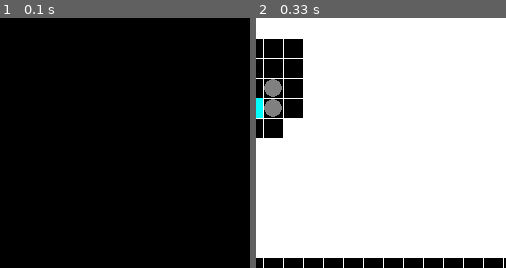
Above: before the commit, frames 1-2 (left to right).
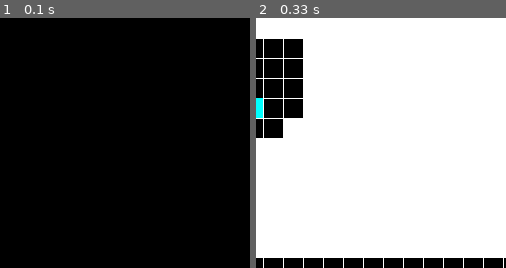
Above: after the commit, the same moments.

Repository: slalomsquid/Tower-Defence
Game: pygame game, started from main.py
Same seed, same stepped clock (60 frames per second), same inputs: the game is played once before the commit and once after it.
Inputs:
- Up to frame 1 (0.1 s): no input
- Up to frame 2 (0.33 s): no input
The pictures show only the part of the screen within x 31-81%, y 0-50%; the shares and areas given below are measured in that part.

Frame 1 is identical in both runs. In frame 2, 0.8% of the frame differs, in the area x 3-11%, y 24-40%.

Commit message:
created turret class

Diff:
--- a/classes.py
+++ b/classes.py
@@ -123,5 +123,16 @@
 
         pass
 
+class Turret():
+    def __init__(self, pos : tuple, health):
+        self.x : int = pos[0]
+        self.y : int = pos[1]
+        self.rect = pygame.Rect(self.x, self.y, constants.GRID_SIZE, constants.GRID_SIZE)
+        self.health = health
+
+    def update(self, dt, enemies):
+
+        pass
+
 if __name__ == "__main__":
     print("This is a utility file, not meant to be run directly")
--- a/main.py
+++ b/main.py
@@ -1,5 +1,5 @@
 import constants, keybinds, pygame, pygameUtils, numpy as np
-from classes import Enemy, Player, Spawner, Tower
+from classes import Enemy, Player, Spawner, Tower, Turret
 
 pygame.init()
 clock = pygame.time.Clock()
@@ -8,7 +8,7 @@
 pygame.display.set_caption("Tower defence")
 
 # def draw(array : list[list], enemies : list[Enemy], player : Player, points : list[tuple], money):
-def draw(array : list[list], enemies : list[Enemy], points : list[tuple], money):
+def draw(array : list[list], enemies : list[Enemy], turrets : list[Turret], points : list[tuple], money):
     SCREEN.fill(constants.BLACK)
 
     for row_idx, row in enumerate(array):
@@ -24,8 +24,8 @@
                     pygame.draw.rect(SCREEN, constants.DARK_PURPLE, pygame.Rect(col_idx*constants.GRID_SIZE, row_idx*constants.GRID_SIZE, constants.GRID_SIZE, constants.GRID_SIZE))
                 case 3:
                     pygame.draw.rect(SCREEN, constants.CYAN, pygame.Rect(col_idx*constants.GRID_SIZE, row_idx*constants.GRID_SIZE, constants.GRID_SIZE, constants.GRID_SIZE))
-                case 4:
-                    pygame.draw.circle(SCREEN, constants.GREY, pygameUtils.get_centre_pos_from_idx((col_idx, row_idx), constants.GRID_SIZE), constants.GRID_SIZE//2-1)
+                # case 4:
+                #     pygame.draw.circle(SCREEN, constants.GREY, pygameUtils.get_centre_pos_from_idx((col_idx, row_idx), constants.GRID_SIZE), constants.GRID_SIZE//2-1)
 
     for enemy in enemies:
         # enemy_rect = pygame.Rect(0,0, enemy.width, enemy.height)
@@ -80,6 +80,8 @@
 
     # enemies : list[Enemy] = [Enemy(15, (2, 3), 10)]
     enemies : list[Enemy] = []
+
+    turrets : list[Turret] = []
 
     # player = Player(10, (8, 4))
 
@@ -136,7 +138,7 @@
                 # print(ans)
                 points += ans
 
-        draw(map_array, enemies, points, money)
+        draw(map_array, enemies, turrets, points, money)
 
 if __name__ == "__main__":
     main()
